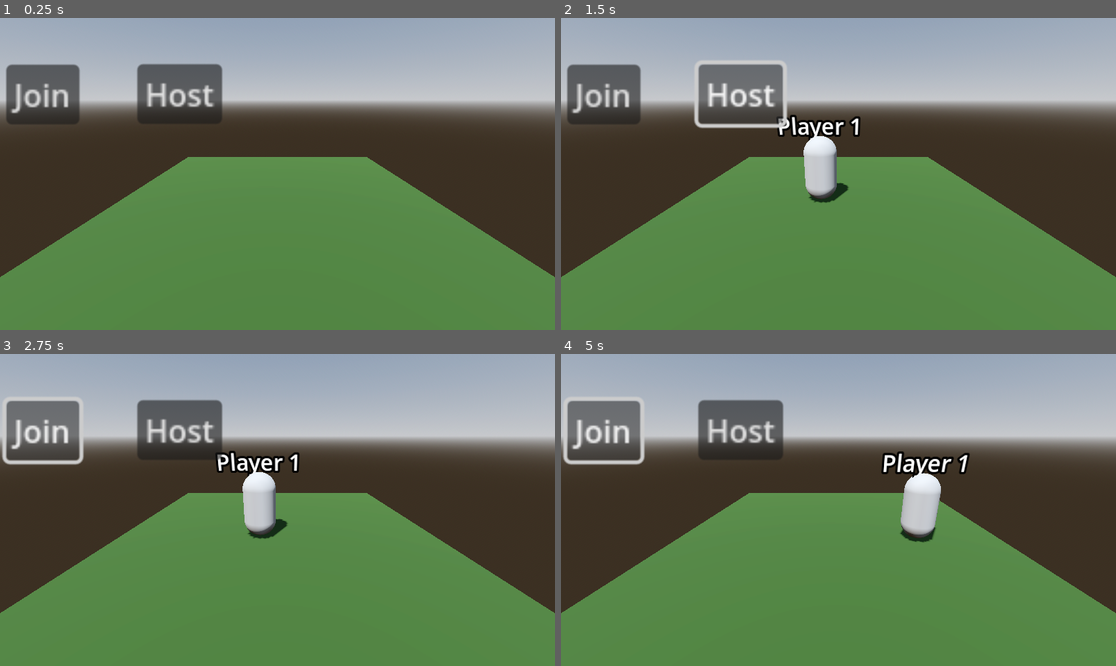
Above: before the commit, frames 1-4 (two rows, left to right).
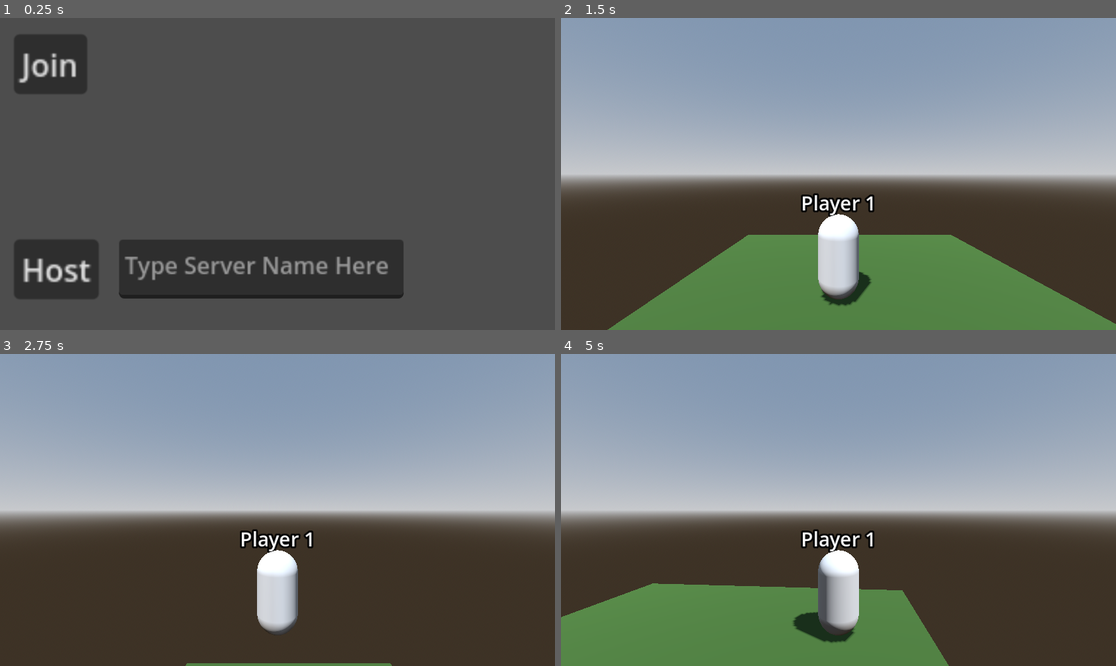
Above: after the commit, the same moments.

Repository: fst2000/GodotMultiplayerTest
Game: Godot game, scene res://scenes/main_scene.tscn
Same seed, same stepped clock (60 frames per second), same inputs: the game is played once before the commit and once after it. Before the commit the project starts from res://main_scene.tscn.
Inputs (mouse positions are in pixels of both pictures, inside the frame that each line leads up to):
- Up to frame 1 (0.25 s): no input
- Up to frame 2 (1.5 s): tap Enter at 0.5 s; hold D (right) 0.53-1.25 s; tap Space (jump) at 0.77 s; click "Host" at 1.25 s
- Up to frame 3 (2.75 s): click (44, 432) at 2 s, where only the run before the commit has a clickable "Join"
- Up to frame 4 (5 s): hold S (down) 2.78-3.53 s; hold D (right) 3.53-4.28 s; hold W (up) from 4.28 s (still down)

The runs differ from the first frame. In frame 1, 95% of the frame differs, in the area x 0-100%, y 0-100%; in frame 2, 69%; in frame 3, 87%; in frame 4, 72%.

Commit message:
server boardcaster and listener

Diff:
--- /dev/null
+++ b/code/camera.gd
@@ -0,0 +1,12 @@
+class_name Camera
+extends Camera3D
+
+var character
+var offset = Vector3(0, 3, -5)
+
+func _init(_character):
+	character = _character
+
+func _process(_delta):
+	global_position = character.to_global(offset)
+	look_at(global_position + character.global_basis.z)
--- a/character.gd
+++ b/code/character.gd
@@ -9,15 +9,23 @@
 
 func _physics_process(delta):
 	if is_multiplayer_authority():
-		var move_input = Input.get_vector("right", "left", "down", "up")
+		var input = Input.get_vector("right", "left", "down", "up")
+		var move_input = quaternion * Vector3(0, 0, input.y)
+		var rotation_input = input.x
 		velocity.x = move_input.x * 4
-		velocity.z = move_input.y * 4
+		velocity.z = move_input.z * 4
 		if Input.is_action_pressed("jump") && is_on_floor():
 			velocity.y = 10
 		velocity.y -= gravity * delta
+		rotate_y(rotation_input * delta * 2)
+		remote_set_rotation.rpc(quaternion)
 		remote_set_position.rpc(global_position)
 	move_and_slide()
 
 @rpc("unreliable")
 func remote_set_position(_global_position):
 	global_position = _global_position
+
+@rpc("unreliable")
+func remote_set_rotation(rotation_quaternion):
+	quaternion = rotation_quaternion
--- /dev/null
+++ b/code/main_scene.gd
@@ -0,0 +1,112 @@
+extends Node3D
+
+@onready var menu = $CanvasLayer/Menu
+@onready var host_button = $CanvasLayer/Menu/Host
+@onready var server_name = $CanvasLayer/Menu/ServerName
+@onready var join_button = $CanvasLayer/Menu/Join
+@onready var server_list_container = $CanvasLayer/Menu/ServerListContainer
+
+var character_prefab = preload("res://prefabs/character.tscn")
+
+var multiplayer_peer = ENetMultiplayerPeer.new()
+
+var characters = {} #peer_id: character
+var cameras = {} #peer_id, camera
+
+var port = 16173
+var broadcast_port = 28519
+var listen_port = 28518
+var server_broadcaster : ServerBroadcaster
+var server_listener : ServerListener
+var broadcast_tween
+var server_list
+
+func _ready():
+	server_listener = ServerListener.new(listen_port, get_tree())
+	server_list = ServerList.new(server_listener, server_list_container)
+	host_button.connect("pressed", func():
+		menu.visible = false
+		server_broadcaster = ServerBroadcaster.new(broadcast_port, listen_port, server_name.text)
+		broadcast_tween = create_tween().set_loops().tween_callback(server_broadcaster.update_broadcast).set_delay(1)
+		multiplayer_peer.create_server(port)
+		multiplayer.multiplayer_peer = multiplayer_peer
+		add_character(1)
+		add_camera(1))
+
+	join_button.connect("pressed", func():
+		var server = server_list.get_server()
+		if server:
+			menu.visible = false
+			multiplayer_peer.create_client(server.get("adress"), port)
+			multiplayer.multiplayer_peer = multiplayer_peer)
+
+	multiplayer.peer_connected.connect(func(peer_id):
+		if multiplayer.get_unique_id() == 1:
+			remote_add_character_with_camera.rpc(peer_id)
+			remote_add_connected_characters.rpc_id(peer_id, characters.keys())
+			add_character(peer_id)
+		)
+
+	multiplayer.peer_disconnected.connect(func(peer_id):
+		delete_character(peer_id))
+
+	multiplayer.server_disconnected.connect(func():
+		broadcast_tween.kill()
+		for p_id in characters.keys():
+			delete_character(p_id))
+
+func _exit_tree():
+	if server_broadcaster:
+		server_broadcaster.close()
+	server_listener.close()
+
+func add_character(peer_id):
+	var character = character_prefab.instantiate()
+	characters.merge({peer_id: character}, true)
+	character.set_multiplayer_authority(peer_id)
+	character.name = "Player " + str(peer_id)
+	add_child(character)
+	character.global_position.x = randf()
+
+func delete_character(peer_id):
+	var character = characters.get(peer_id)
+	if is_instance_valid(character): character.queue_free()
+	characters.erase(peer_id)
+
+func add_camera(peer_id):
+	var camera = Camera.new(characters.get(peer_id))
+	cameras.merge({peer_id: camera})
+	add_child(camera)
+
+func delete_camera(peer_id):
+	var camera = cameras.get(peer_id)
+	if is_instance_valid(camera):
+		camera.queue_free()
+	cameras.erase(peer_id)
+
+@rpc
+func remote_add_camera(peer_id):
+	add_camera(characters.get(peer_id))
+
+@rpc
+func remote_add_character(peer_id):
+	add_character(peer_id)
+
+@rpc
+func remote_add_character_with_camera(peer_id):
+	add_character(peer_id)
+	add_camera(peer_id)
+
+@rpc
+func remote_delete_character(peer_id):
+	delete_character(peer_id)
+
+@rpc
+func remote_add_connected_characters(peer_ids):
+	for peer_id in peer_ids:
+		add_character(peer_id)
+
+@rpc
+func remote_delete_characters(peer_ids):
+	for peer_id in peer_ids:
+		delete_character(peer_id)
--- /dev/null
+++ b/code/server_broadcaster.gd
@@ -0,0 +1,21 @@
+class_name ServerBroadcaster
+
+var udp : PacketPeerUDP
+var name
+
+func _init(broadcast_port, listen_port, _name):
+	if _name.length() == 0: name = "Server"
+	else: name = _name
+	udp = PacketPeerUDP.new()
+	udp.set_broadcast_enabled(true)
+	udp.set_dest_address("255.255.255.255", listen_port)
+	udp.bind(broadcast_port)
+
+func update_broadcast():
+	var message = {"name": name}
+	message = JSON.stringify(message)
+	udp.put_packet(message.to_utf8_buffer())
+
+func close():
+	if udp:
+		udp.close()
--- /dev/null
+++ b/code/server_list.gd
@@ -0,0 +1,32 @@
+class_name ServerList
+
+var listener : ServerListener
+var container : Container
+
+var choosen_server
+var servers = {} #server: button
+
+func _init(_listener, _container):
+	listener = _listener
+	container = _container
+	container.create_tween().set_loops().tween_callback(update_list).set_delay(0.1)
+
+func update_list():
+	var new_servers = listener.get_servers()
+	for new_server in new_servers:
+		if !servers.has(new_server):
+			add_server_button(new_server)
+	for server in servers:
+		if !new_servers.has(server):
+			servers.get(server).queue_free()
+
+func get_server():
+	return choosen_server
+
+func add_server_button(_server):
+	var button = Button.new()
+	button.text = _server.get("name")
+	button.custom_minimum_size = Vector2(200, 50)
+	button.pressed.connect(func(): choosen_server = _server)
+	container.add_child(button)
+	servers.merge({_server: button})
--- /dev/null
+++ b/code/server_listener.gd
@@ -0,0 +1,32 @@
+class_name ServerListener
+
+var udp : PacketPeerUDP
+var available_servers = []
+var update_tween
+
+func _init(listen_port, scene_tree : SceneTree):
+	update_tween = scene_tree.create_tween()
+	update_tween.set_loops().tween_callback(check_for_servers).set_delay(1)
+	udp = PacketPeerUDP.new()
+	udp.bind(listen_port)
+
+func check_for_servers():
+	available_servers = []
+	while udp.get_available_packet_count() > 0:
+		var ip = udp.get_packet_ip()
+		var packet = udp.get_packet()
+		var server : Dictionary = JSON.parse_string(packet.get_string_from_utf8())
+		server.merge({"adress": ip})
+		if ip.length() > 0:
+			available_servers.append(server)
+
+func get_servers() -> Array:
+	return available_servers
+
+func clean_servers():
+	available_servers = []
+
+func close():
+	if udp:
+		udp.close()
+	update_tween.kill()
--- a/main_scene.gd
+++ /dev/null
@@ -1,68 +0,0 @@
-extends Node3D
-
-@onready var host_button = $CanvasLayer/Menu/Host
-@onready var join_button = $CanvasLayer/Menu/Join
-
-var multiplayer_peer = ENetMultiplayerPeer.new()
-
-const port = 9999
-const adress = "127.0.0.1"
-var character_prefab = preload("res://character.tscn")
-
-var characters = {} #peer_id: character
-
-func _ready():
-	host_button.connect("pressed", func():
-		multiplayer_peer.create_server(port)
-		multiplayer.multiplayer_peer = multiplayer_peer
-		add_character(1))
-
-	join_button.connect("pressed", func():
-		multiplayer_peer.create_client(adress, port)
-		multiplayer.multiplayer_peer = multiplayer_peer)
-
-	multiplayer.peer_connected.connect(func(peer_id):
-		if multiplayer.get_unique_id() == 1:
-			remote_add_character.rpc(peer_id)
-			remote_add_connected_characters.rpc_id(peer_id, characters.keys())
-			add_character(peer_id)
-		)
-
-	multiplayer.peer_disconnected.connect(func(peer_id):
-		if peer_id == 1:
-			for p_id in characters.keys():
-				delete_character(p_id)
-		else:
-			delete_character(peer_id)
-		)
-
-func add_character(peer_id):
-	var character = character_prefab.instantiate()
-	characters.merge({peer_id: character}, true)
-	character.set_multiplayer_authority(peer_id)
-	character.name = "Player " + str(peer_id)
-	add_child(character)
-	character.global_position.x = randf()
-
-func delete_character(peer_id):
-	var character = characters.get(peer_id)
-	if is_instance_valid(character): character.queue_free()
-	characters.erase(peer_id)
-
-@rpc
-func remote_add_character(peer_id):
-	add_character(peer_id)
-
-@rpc
-func remote_delete_character(peer_id):
-	delete_character(peer_id)
-
-@rpc
-func remote_add_connected_characters(peer_ids):
-	for peer_id in peer_ids:
-		add_character(peer_id)
-
-@rpc
-func remote_delete_characters(peer_ids):
-	for peer_id in peer_ids:
-		delete_character(peer_id)
--- /dev/null
+++ b/prefabs/camera.tscn
@@ -0,0 +1,6 @@
+[gd_scene load_steps=2 format=3 uid="uid://drr1oey6c7te2"]
+
+[ext_resource type="Script" path="res://code/camera.gd" id="1_hchal"]
+
+[node name="Camera3D" type="Camera3D"]
+script = ExtResource("1_hchal")
--- a/character.tscn
+++ b/prefabs/character.tscn
@@ -1,13 +1,13 @@
 [gd_scene load_steps=4 format=3 uid="uid://dwukx34424w0v"]
 
-[ext_resource type="Script" path="res://character.gd" id="1_np5ix"]
+[ext_resource type="Script" path="res://code/character.gd" id="1_kucne"]
 
 [sub_resource type="CapsuleShape3D" id="CapsuleShape3D_vdpo7"]
 
 [sub_resource type="CapsuleMesh" id="CapsuleMesh_m0shy"]
 
 [node name="Character" type="CharacterBody3D"]
-script = ExtResource("1_np5ix")
+script = ExtResource("1_kucne")
 
 [node name="CollisionShape3D" type="CollisionShape3D" parent="."]
 transform = Transform3D(1, 0, 0, 0, 1, 0, 0, 0, 1, 0, 1, 0)
@@ -19,5 +19,6 @@
 
 [node name="Label3D" type="Label3D" parent="."]
 transform = Transform3D(1, 0, 0, 0, 1, 0, 0, 0, 1, 0, 2.29098, 0)
-pixel_size = 0.02
-billboard = 2
+pixel_size = 0.003
+billboard = 1
+fixed_size = true
--- a/project.godot
+++ b/project.godot
@@ -11,7 +11,7 @@
 [application]
 
 config/name="MiltiplayerTest"
-run/main_scene="res://main_scene.tscn"
+run/main_scene="res://scenes/main_scene.tscn"
 config/features=PackedStringArray("4.2", "Mobile")
 config/icon="res://icon.svg"
 
@@ -40,9 +40,12 @@
 jump={
 "deadzone": 0.5,
 "events": [Object(InputEventKey,"resource_local_to_scene":false,"resource_name":"","device":-1,"window_id":0,"alt_pressed":false,"shift_pressed":false,"ctrl_pressed":false,"meta_pressed":false,"pressed":false,"keycode":0,"physical_keycode":32,"key_label":0,"unicode":32,"echo":false,"script":null)
+, Object(InputEventMouseButton,"resource_local_to_scene":false,"resource_name":"","device":-1,"window_id":0,"alt_pressed":false,"shift_pressed":false,"ctrl_pressed":false,"meta_pressed":false,"button_mask":0,"position":Vector2(0, 0),"global_position":Vector2(0, 0),"factor":1.0,"button_index":1,"canceled":false,"pressed":false,"double_click":false,"script":null)
 ]
 }
 
 [rendering]
 
-renderer/rendering_method="mobile"
+renderer/rendering_method="gl_compatibility"
+renderer/rendering_method.mobile="gl_compatibility"
+textures/vram_compression/import_etc2_astc=true
--- a/main_scene.tscn
+++ b/scenes/main_scene.tscn
@@ -1,6 +1,6 @@
 [gd_scene load_steps=8 format=3 uid="uid://q86d12akkb6s"]
 
-[ext_resource type="Script" path="res://main_scene.gd" id="1_wtqx8"]
+[ext_resource type="Script" path="res://code/main_scene.gd" id="1_yhfh0"]
 
 [sub_resource type="ProceduralSkyMaterial" id="ProceduralSkyMaterial_qgwxx"]
 sky_horizon_color = Color(0.64625, 0.65575, 0.67075, 1)
@@ -13,7 +13,6 @@
 background_mode = 2
 sky = SubResource("Sky_rpv4g")
 tonemap_mode = 2
-glow_enabled = true
 
 [sub_resource type="PlaneMesh" id="PlaneMesh_ad25u"]
 size = Vector2(10, 10)
@@ -25,7 +24,7 @@
 data = PackedVector3Array(5, 0, 5, -5, 0, 5, 5, 0, -5, -5, 0, 5, -5, 0, -5, 5, 0, -5)
 
 [node name="MainScene" type="Node3D"]
-script = ExtResource("1_wtqx8")
+script = ExtResource("1_yhfh0")
 
 [node name="WorldEnvironment" type="WorldEnvironment" parent="."]
 environment = SubResource("Environment_vcxtf")
@@ -45,22 +44,44 @@
 grow_vertical = 2
 
 [node name="Host" type="Button" parent="CanvasLayer/Menu"]
-layout_mode = 0
-offset_left = 285.0
-offset_top = 96.0
-offset_right = 329.0
-offset_bottom = 127.0
+layout_mode = 1
+offset_left = 29.0
+offset_top = 460.0
+offset_right = 73.0
+offset_bottom = 491.0
 scale = Vector2(4, 4)
 text = "Host"
 
 [node name="Join" type="Button" parent="CanvasLayer/Menu"]
-layout_mode = 0
-offset_left = 13.0
-offset_top = 97.0
-offset_right = 51.0
-offset_bottom = 128.0
+layout_mode = 1
+offset_left = 29.0
+offset_top = 34.0
+offset_right = 67.0
+offset_bottom = 65.0
 scale = Vector2(4, 4)
 text = "Join"
+
+[node name="ServerListContainer" type="VBoxContainer" parent="CanvasLayer/Menu"]
+layout_mode = 1
+anchors_preset = 15
+anchor_right = 1.0
+anchor_bottom = 1.0
+offset_left = 247.0
+offset_top = 34.0
+offset_right = -758.0
+offset_bottom = -574.0
+grow_horizontal = 2
+grow_vertical = 2
+scale = Vector2(3, 3)
+
+[node name="ServerName" type="TextEdit" parent="CanvasLayer/Menu"]
+layout_mode = 0
+offset_left = 247.0
+offset_top = 460.0
+offset_right = 444.0
+offset_bottom = 501.0
+scale = Vector2(3, 3)
+placeholder_text = "Type Server Name Here"
 
 [node name="Floor" type="MeshInstance3D" parent="."]
 mesh = SubResource("PlaneMesh_ad25u")
@@ -70,6 +91,3 @@
 
 [node name="CollisionShape3D" type="CollisionShape3D" parent="Floor/StaticBody3D"]
 shape = SubResource("ConcavePolygonShape3D_be088")
-
-[node name="Camera3D" type="Camera3D" parent="."]
-transform = Transform3D(-1, 2.99004e-08, -8.21505e-08, 0, 0.939693, 0.34202, 8.74228e-08, 0.34202, -0.939693, 0, 3, -6)
Not shown, added: export_presets.cfg
